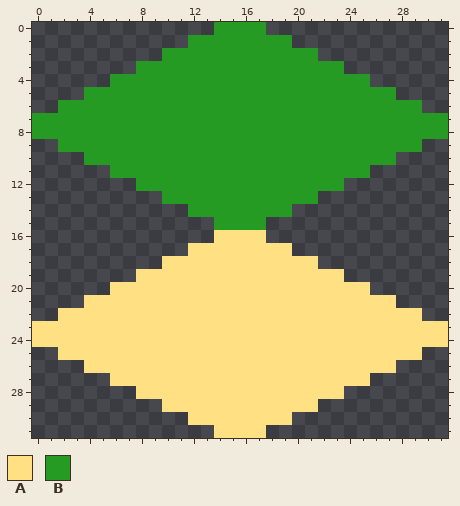
Pixel-art sprite -- data/img/tile1.png. The picture above is the old version.
The file is 32x32 pixels.
Palette (. is transparent): A #ffe082  B #259b24
Pixels before, first column x 0:
 0 ..............BBBB..............
 1 ............BBBBBBBB............
 2 ..........BBBBBBBBBBBB..........
 3 ........BBBBBBBBBBBBBBBB........
 4 ......BBBBBBBBBBBBBBBBBBBB......
 5 ....BBBBBBBBBBBBBBBBBBBBBBBB....
 6 ..BBBBBBBBBBBBBBBBBBBBBBBBBBBB..
 7 BBBBBBBBBBBBBBBBBBBBBBBBBBBBBBBB
 8 BBBBBBBBBBBBBBBBBBBBBBBBBBBBBBBB
 9 ..BBBBBBBBBBBBBBBBBBBBBBBBBBBB..
10 ....BBBBBBBBBBBBBBBBBBBBBBBB....
11 ......BBBBBBBBBBBBBBBBBBBB......
12 ........BBBBBBBBBBBBBBBB........
13 ..........BBBBBBBBBBBB..........
14 ............BBBBBBBB............
15 ..............BBBB..............
16 ..............AAAA..............
17 ............AAAAAAAA............
18 ..........AAAAAAAAAAAA..........
19 ........AAAAAAAAAAAAAAAA........
20 ......AAAAAAAAAAAAAAAAAAAA......
21 ....AAAAAAAAAAAAAAAAAAAAAAAA....
22 ..AAAAAAAAAAAAAAAAAAAAAAAAAAAA..
23 AAAAAAAAAAAAAAAAAAAAAAAAAAAAAAAA
24 AAAAAAAAAAAAAAAAAAAAAAAAAAAAAAAA
25 ..AAAAAAAAAAAAAAAAAAAAAAAAAAAA..
26 ....AAAAAAAAAAAAAAAAAAAAAAAA....
27 ......AAAAAAAAAAAAAAAAAAAA......
28 ........AAAAAAAAAAAAAAAA........
29 ..........AAAAAAAAAAAA..........
30 ............AAAAAAAA............
31 ..............AAAA..............
The result:
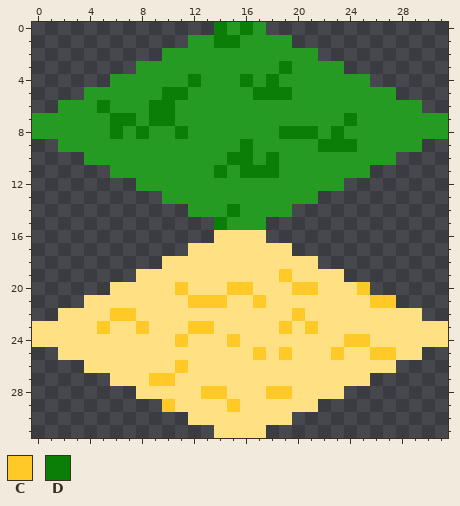
Colours new in this view: C #ffca28  D #0a7e07
The exact change:
The edit turns colour A into colour C in row 19 at x 19; in row 20 at x 11, 15 to 16, 20 to 21 and 25; in row 21 at x 12 to 14, 17 and 26 to 27; in row 22 at x 6 to 7 and 20; in row 23 at x 5, 8, 12 to 13, 19 and 21; in row 24 at x 11, 15 and 24 to 25.
The edit turns colour A into colour C in row 25 at x 17, 19, 23 and 26 to 27; in row 26 at x 11; in row 27 at x 9 to 10; in row 28 at x 13 to 14 and 18 to 19; in row 29 at x 10 and 15.
The edit turns colour B into colour D in row 0 at x 14 and 16; in row 1 at x 14 to 15; in row 3 at x 19; in row 4 at x 12, 16 and 18; in row 5 at x 10 to 11 and 17 to 19; in row 6 at x 5 and 9 to 10.
The edit turns colour B into colour D in row 7 at x 6 to 7, 9 to 10 and 24; in row 8 at x 6, 8, 11, 19 to 21 and 23; in row 9 at x 16 and 22 to 24; in row 10 at x 15 to 16 and 18; in row 11 at x 14 and 16 to 18; in row 14 at x 15.
The edit turns colour B into colour D in row 15 at x 14.
Changed places in both pictures, as pixel boxes (x1, y1, x2, y2):
changed: (97, 22, 396, 412)
